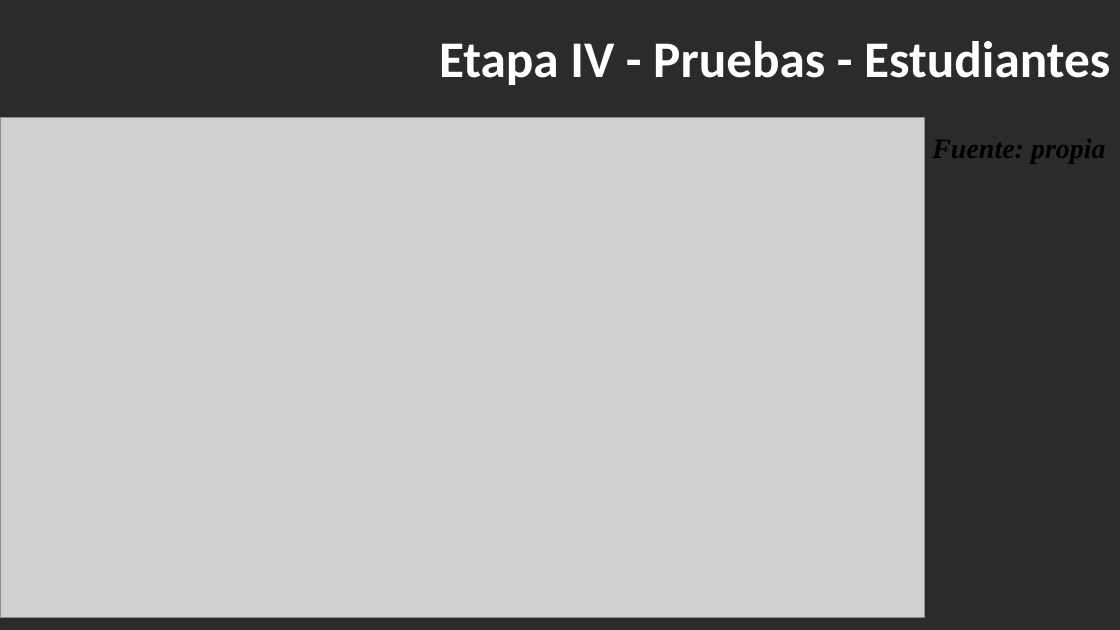
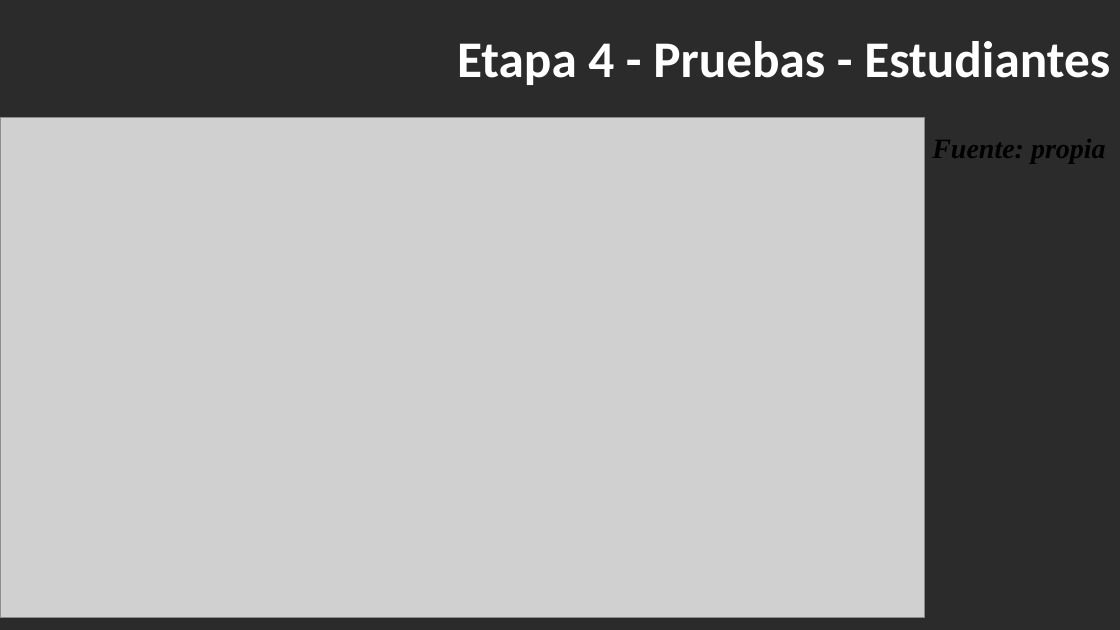
Before and after one commit to BrayanNovoa/uniminuto, a slide deck: slide 23 of expo/expo.pptx (slide 24 before the commit). Drawn at 1120x630 pixels with LibreOffice and Linux fonts; fonts in the diff are those of the drawing; grey boxes stand for pictures; background and template pictures are left out; a plain dark background stands for a picture behind light text. Boxes give left, top, right and bottom in pixels: in the first picture for what was removed or moved away, otherwise in the second. Text is boxed around its words. In the diff, an @@ line names an element or a change of style, - is before the commit and + after.

```diff
--- a/expo/expo.pptx
+++ b/expo/expo.pptx
@@ title at (x1=457, y1=41, x2=1110, y2=85): text changed @@
-Etapa IV - Pruebas - Estudiantes
+Etapa 4 - Pruebas - Estudiantes
```
Also in this commit, not shown: 11 other slides changed, 1 slide removed, 1 other file.
